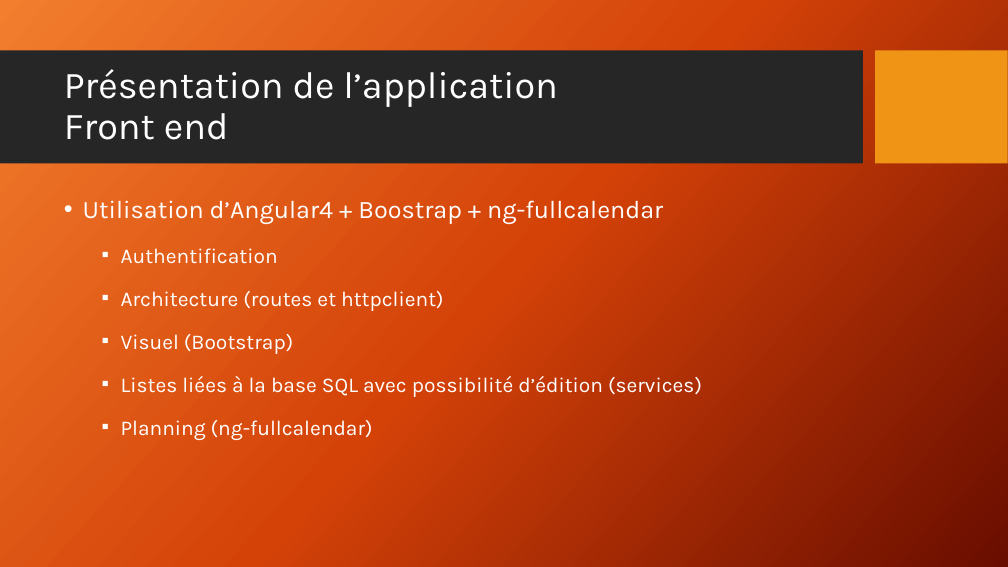
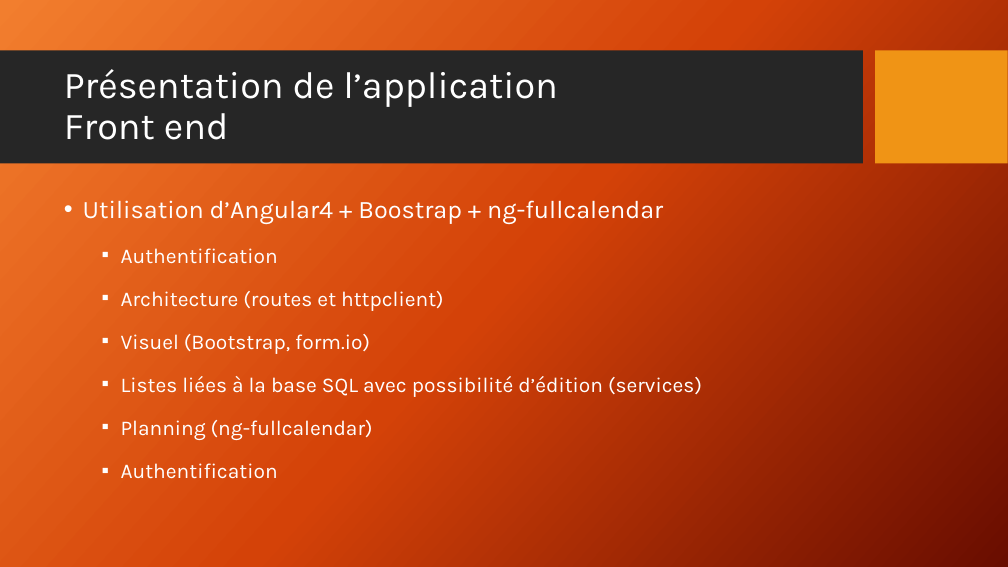
Before and after one commit to Moth8959/Projet_Final, a slide deck: slide 12 of Projet final.pptx (slide 13 before the commit). Drawn at 1008x567 pixels with LibreOffice and Linux fonts; fonts in the diff are those of the drawing; background and template pictures are left out. Boxes give left, top, right and bottom in pixels: in the first picture for what was removed or moved away, otherwise in the second. Text is boxed around its words. In the diff, an @@ line names an element or a change of style, - is before the commit and + after.

Commit message:
pptx

```diff
--- a/Projet final.pptx
+++ b/Projet final.pptx
@@ text at box(121, 334, 370, 354): text changed @@
-  ▪ Visuel (Bootstrap)
+  ▪ Visuel (Bootstrap, form.io)
@@ text at box(121, 463, 278, 479): paragraph added @@
+  ▪ Authentification
```
Also in this commit, not shown: 3 other slides changed, 1 slide removed.
